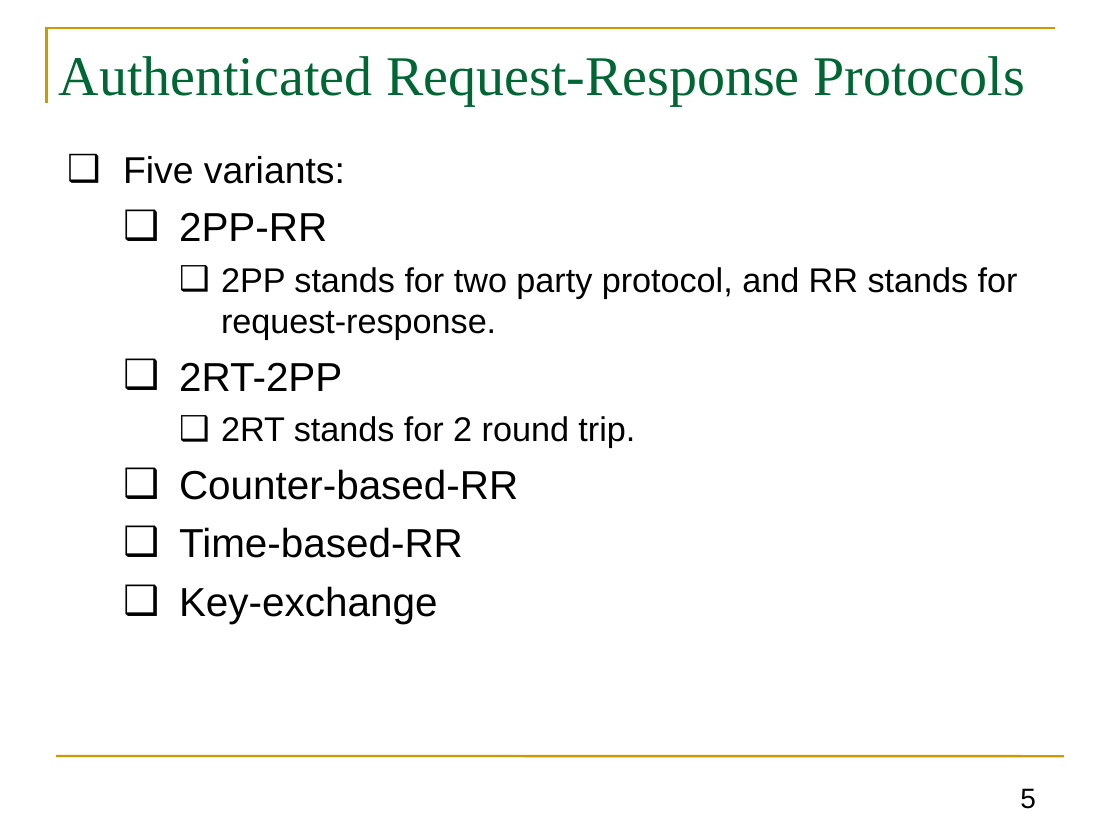
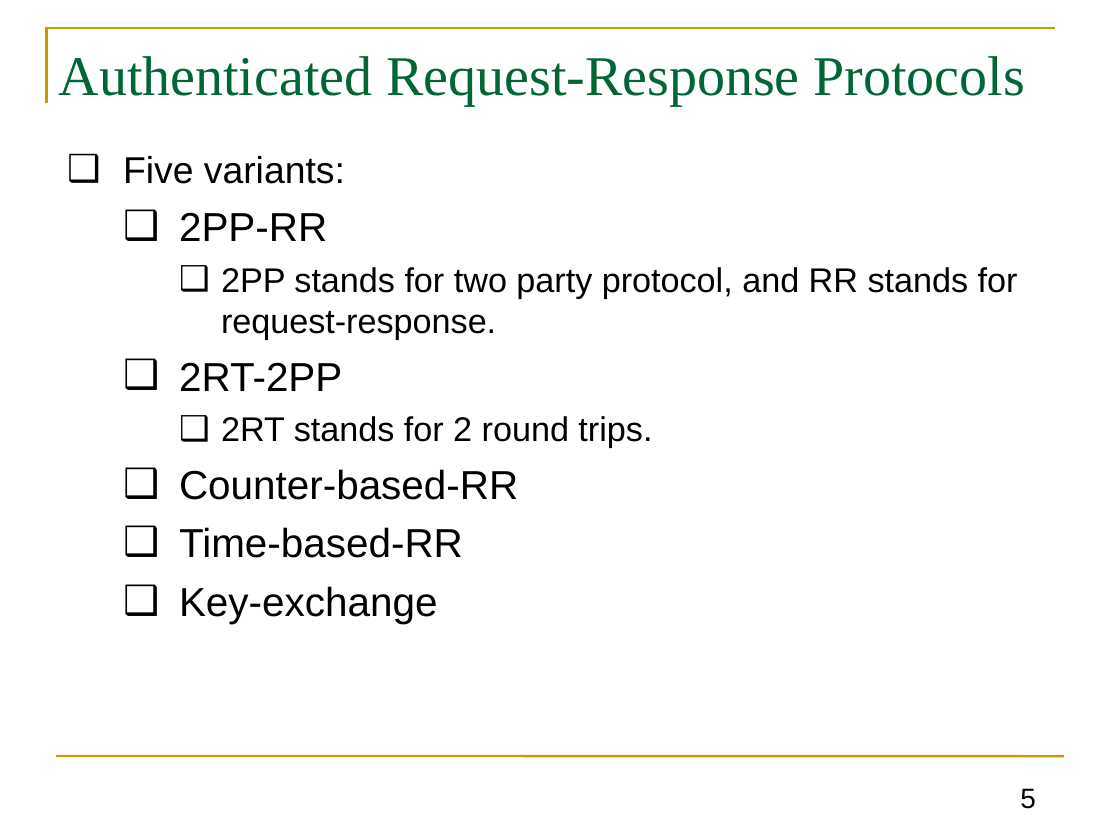
Before and after one commit to GhadaAlmashaqbeh/GhadaAlmashaqbeh.github.io, a slide deck: slide 5 of courses/cse3400-f2026/lecture9.pptx. Drawn at 1120x840 pixels with LibreOffice and Linux fonts; fonts in the diff are those of the drawing. Boxes give left, top, right and bottom in pixels: in the first picture for what was removed or moved away, otherwise in the second. Text is boxed around its words. In the diff, an @@ line names an element or a change of style, - is before the commit and + after.

```diff
--- a/courses/cse3400-f2026/lecture9.pptx
+++ b/courses/cse3400-f2026/lecture9.pptx
@@ text at (221, 416, 652, 448): text changed @@
-    ❑ 2RT stands for 2 round trip.
+    ❑ 2RT stands for 2 round trips.
```
Also in this commit, not shown: 7 other slides changed, 15 other files.
